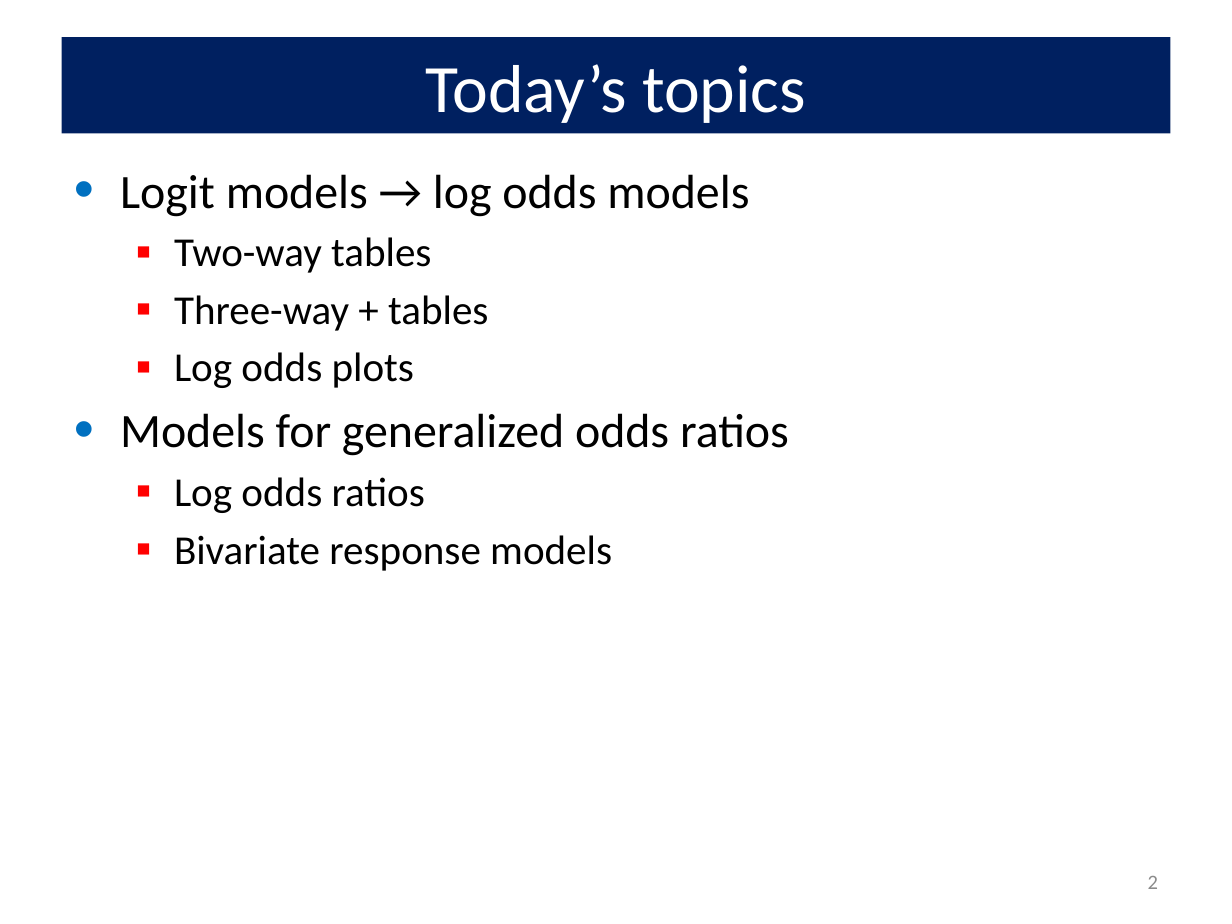
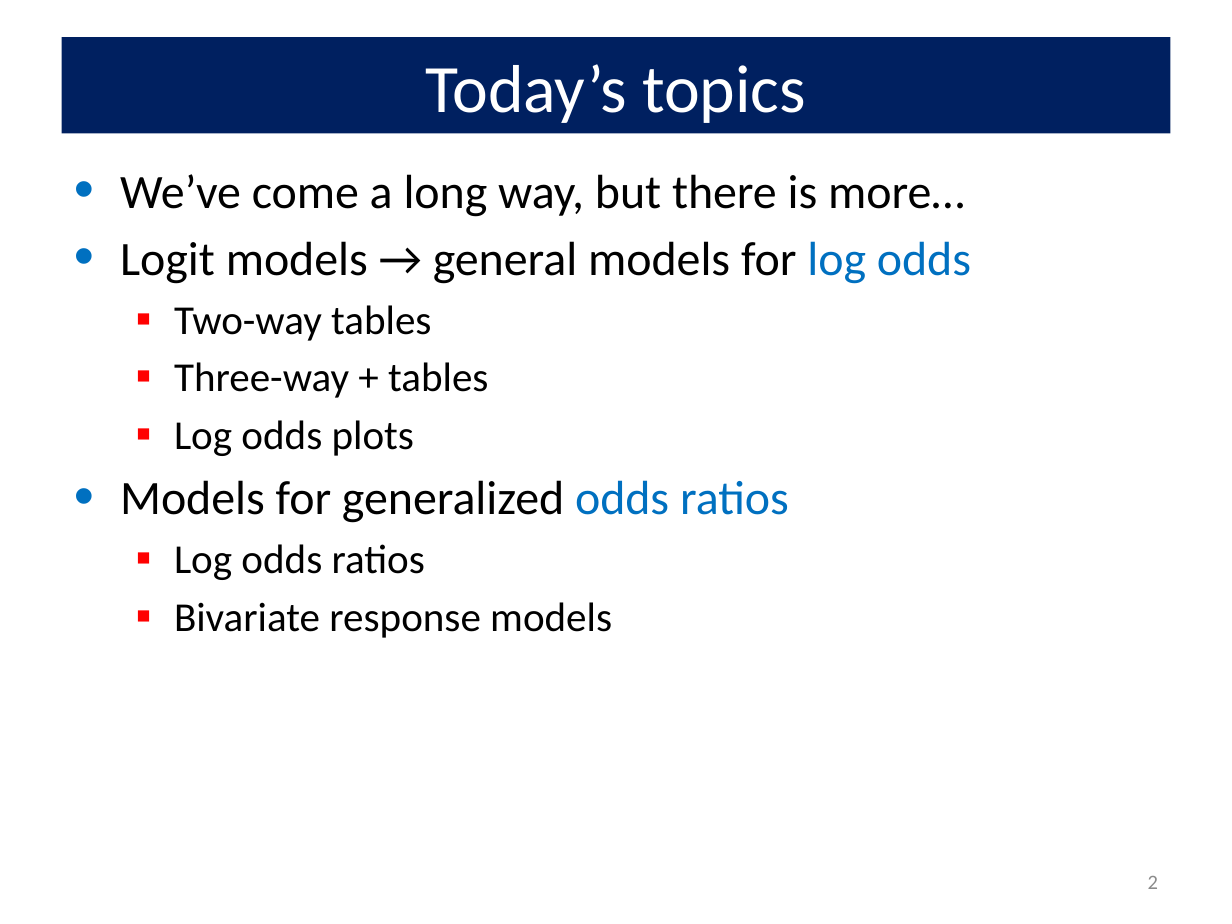
Before and after one commit to friendly/psy6136, a slide deck: slide 2 of docs/lectures/Log-Odds.pptx. Drawn at 1232x924 pixels with LibreOffice and Linux fonts; fonts in the diff are those of the drawing. Boxes give left, top, right and bottom in pixels: in the first picture for what was removed or moved away, otherwise in the second. Text is boxed around its words. In the diff, an @@ line names an element or a change of style, - is before the commit and + after.

```diff
--- a/docs/lectures/Log-Odds.pptx
+++ b/docs/lectures/Log-Odds.pptx
@@ text at bbox=[120, 174, 971, 284]: text changed @@
-• Logit models → log odds models
+• We’ve come a long way, but there is more…
+• Logit models → general models for log odds
@@ text at bbox=[120, 480, 789, 523]: text colour #000000 to #0070C0 in "odds ratios" @@
```
Also in this commit, not shown: 1 other slide changed, 1 slide added, 9 other files.
